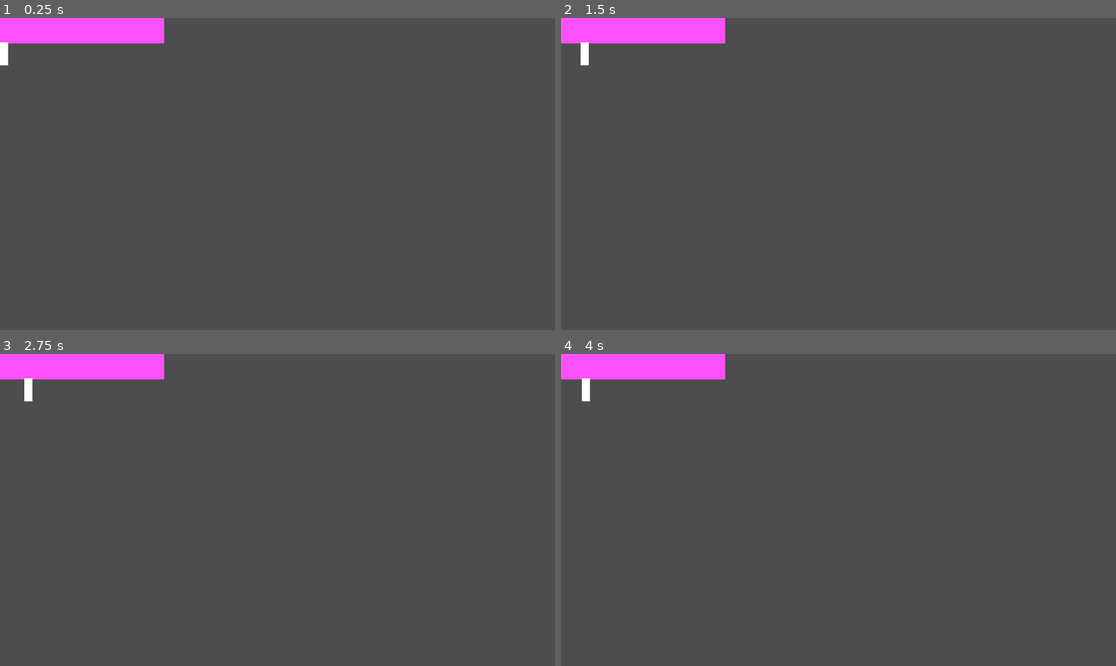
Above: before the commit, frames 1-4 (two rows, left to right).
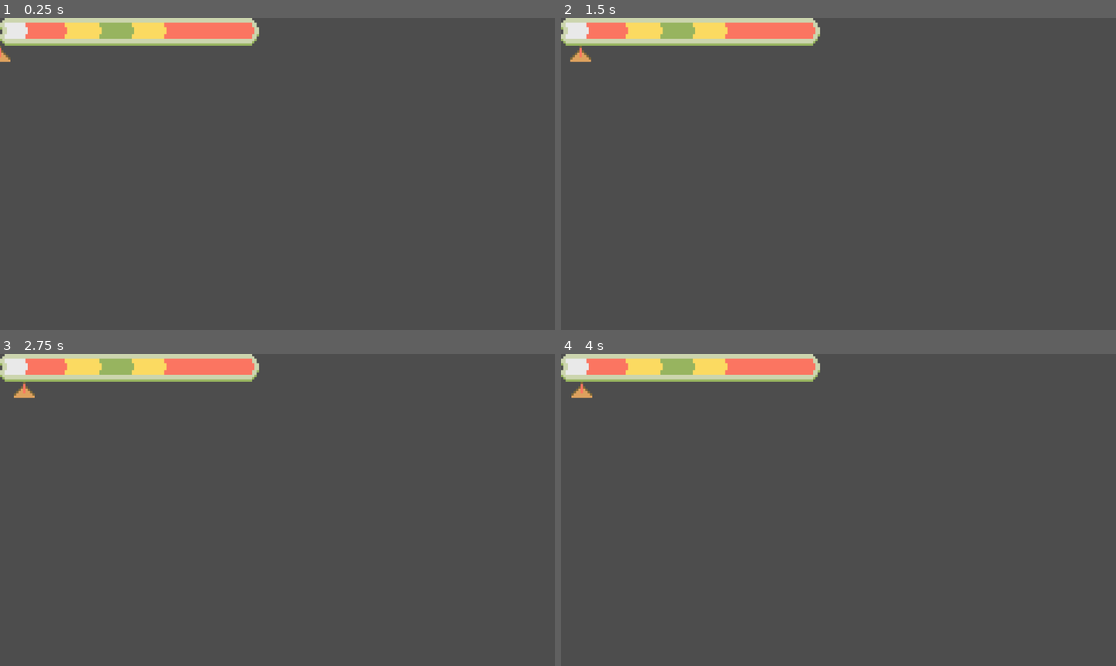
Above: after the commit, the same moments.

Repository: yjin910517/godot-puzzle-modules
Game: Godot game, scene res://Scenes/HoldingBarUI.tscn
The game is run twice, just before and just after one commit, with the same random seed, the same clock (stepped at 60 frames per second) and the same inputs. The project has no main scene, so this scene is started directly.
Inputs:
- Up to frame 1 (0.25 s): no input
- Up to frame 2 (1.5 s): tap Enter at 0.5 s; hold Space (hold_space) 0.53-1.28 s; tap Space (hold_space) at 1.35 s
- Up to frame 3 (2.75 s): hold Space (hold_space) from 2.03 s (still down); tap E (stir_smash) at 2.1 s
- Up to frame 4 (4 s): release Space (hold_space) at 2.78 s; tap Space (hold_space) at 2.85 s; hold Space (hold_space) from 3.53 s (still down)

The runs differ from the first frame. In frame 1, 4.2% of the frame differs, in the area x 0-47%, y 0-16%; in frame 2, 4.3%; in frame 3, 4.3%; in frame 4, 4.3%.

Commit message:
improved the holding bar mechanism with real textures

Diff:
--- /dev/null
+++ b/egg_cooker/Scenes/CookingStove.tscn
@@ -0,0 +1,52 @@
+[gd_scene load_steps=7 format=3 uid="uid://cv4to1bxtvcno"]
+
+[ext_resource type="Texture2D" uid="uid://di5tnmum8b4kr" path="res://Arts/frying_pan.png" id="1_rexdq"]
+[ext_resource type="Texture2D" uid="uid://g5eljnv3bky6" path="res://Arts/fried_egg1.png" id="2_jrab0"]
+[ext_resource type="Texture2D" uid="uid://xpy4swdhxxax" path="res://Arts/fried_egg2.png" id="3_omuuu"]
+[ext_resource type="Texture2D" uid="uid://b0kaior4xnvoa" path="res://Arts/fried_egg3.png" id="4_b5oiv"]
+[ext_resource type="Texture2D" uid="uid://cx770qgbgl02u" path="res://Arts/fried_egg4.png" id="5_bj4hh"]
+
+[sub_resource type="SpriteFrames" id="SpriteFrames_c2gaf"]
+animations = [{
+"frames": [{
+"duration": 1.0,
+"texture": ExtResource("2_jrab0")
+}, {
+"duration": 1.0,
+"texture": ExtResource("3_omuuu")
+}, {
+"duration": 1.0,
+"texture": ExtResource("4_b5oiv")
+}, {
+"duration": 1.0,
+"texture": ExtResource("5_bj4hh")
+}],
+"loop": true,
+"name": &"fry_egg",
+"speed": 1.0
+}]
+
+[node name="CookingStove" type="Control"]
+layout_mode = 3
+anchors_preset = 15
+anchor_right = 1.0
+anchor_bottom = 1.0
+grow_horizontal = 2
+grow_vertical = 2
+
+[node name="FryingPan" type="TextureRect" parent="."]
+offset_left = 95.0
+offset_top = 86.0
+offset_right = 203.0
+offset_bottom = 168.0
+scale = Vector2(2, 2)
+texture = ExtResource("1_rexdq")
+stretch_mode = 5
+
+[node name="Food" type="AnimatedSprite2D" parent="."]
+position = Vector2(234, 158)
+scale = Vector2(2, 2)
+sprite_frames = SubResource("SpriteFrames_c2gaf")
+animation = &"fry_egg"
+frame = 3
+frame_progress = 0.900641
--- a/egg_cooker/Scenes/HoldingBarUI.tscn
+++ b/egg_cooker/Scenes/HoldingBarUI.tscn
@@ -1,28 +1,37 @@
-[gd_scene load_steps=2 format=3 uid="uid://dcm88p2ickjtu"]
+[gd_scene load_steps=4 format=3 uid="uid://dcm88p2ickjtu"]
 
 [ext_resource type="Script" path="res://Scripts/holding_bar_ui.gd" id="1_1hghl"]
+[ext_resource type="Texture2D" uid="uid://c2weubsx76rxr" path="res://Arts/holding_bar_1.png" id="2_8nv0h"]
+[ext_resource type="Texture2D" uid="uid://bl5gsocp7jru1" path="res://Arts/holding_ticker.png" id="3_gxgvf"]
 
 [node name="HoldingUI" type="Control"]
 layout_mode = 3
 anchors_preset = 15
 anchor_right = 1.0
 anchor_bottom = 1.0
-offset_right = -676.0
-offset_bottom = -376.0
+offset_right = -512.0
+offset_bottom = -464.0
 grow_horizontal = 2
 grow_vertical = 2
 script = ExtResource("1_1hghl")
 
-[node name="Bar" type="ColorRect" parent="."]
+[node name="Bar" type="TextureRect" parent="."]
 layout_mode = 1
 anchors_preset = 10
 anchor_right = 1.0
-offset_bottom = 44.0
+offset_right = -224.0
+offset_bottom = 24.0
 grow_horizontal = 2
-color = Color(1, 0.313726, 1, 1)
+scale = Vector2(2, 2)
+texture = ExtResource("2_8nv0h")
+stretch_mode = 5
 
-[node name="Ticker" type="ColorRect" parent="."]
+[node name="Ticker" type="TextureRect" parent="."]
 layout_mode = 0
-offset_top = 42.0
-offset_right = 14.0
-offset_bottom = 82.0
+offset_left = -18.0
+offset_top = 48.0
+offset_bottom = 62.0
+scale = Vector2(2, 2)
+texture = ExtResource("3_gxgvf")
+stretch_mode = 5
+flip_v = true
--- a/egg_cooker/Scripts/holding_bar_ui.gd
+++ b/egg_cooker/Scripts/holding_bar_ui.gd
@@ -1,43 +1,69 @@
 extends Control
 
 
+@onready var bar = $Bar
 @onready var ticker = $Ticker
 
 var speed
+var bar_milestones
+var bar_max_len
+var ticker_offset
 var is_ticker_reacting
 var is_ticker_reversible
+
+# bar parameters dataset
+var bar_data = {
+	"texture": load("res://Arts/holding_bar_1.png"),
+	"milestones": [
+		24.0/224.0 # gray to red
+	  , 56.0/224.0 # red to yellow
+	  , 88.0/224.0 # yellow to green
+	  , 116.0/224.0 # green to yellow
+	  , 144.0/224.0 # yellow to red
+	],
+	"speed": 50
+}
 
 
 # Called when the node enters the scene tree for the first time.
 func _ready() -> void:
-	speed = 50
+	initiate_bar(bar_data)
+	print(bar_milestones)
+
+
+func initiate_bar(bar_data):
+	speed = bar_data["speed"]
+	bar.texture = bar_data["texture"]
+	bar_milestones = bar_data["milestones"]
+	bar_max_len = bar.size.x * bar.scale.x
+	ticker_offset = ticker.size.x * ticker.scale.x / 2
 	is_ticker_reacting = true
 	is_ticker_reversible = true
 
 
 func _process(delta):
 	# move ticker when space key is held
-	if Input.is_action_pressed("hold_space"):
-		if is_ticker_reacting:
-			if ticker.position.x + speed * delta <= size.x:
+	if is_ticker_reacting:
+		if Input.is_action_pressed("hold_space"):
+			if ticker.position.x + ticker_offset + speed * delta <= bar_max_len:
 				ticker.position.x += speed * delta
 			else:
-				ticker.position.x = size.x
+				ticker.position.x = bar_max_len - ticker_offset
 				is_ticker_reversible = false
 				is_ticker_reacting = false
 				print("Failed to release")
 
-	# if space is released inside buffer zone, ticker will move backward and stop at origin
-	elif is_ticker_reversible:
-		if ticker.position.x - speed * delta > 0:
-			ticker.position.x -= speed * delta
-		else:
-			ticker.position.x = 0
+		# if space is released inside buffer zone, ticker will move backward and stop at origin
+		elif is_ticker_reversible:
+			if ticker.position.x + ticker_offset - speed * delta > 0:
+				ticker.position.x -= speed * delta
+			else:
+				ticker.position.x = 0 - ticker_offset
 
-	# if space key is released in lock-in zone.
-	if Input.is_action_just_released("hold_space"):
-		# change to a method on bar object and a function for range evaluation
-		if ticker.position.x >= 200:
-			print("Space was released at ", ticker.position.x)
-			is_ticker_reversible = false
-			is_ticker_reacting = false
+		# if space key is released in lock-in zone.
+		if Input.is_action_just_released("hold_space"):
+			# turn off reversible if the ticker is out of the buffer zone
+			if ticker.position.x + ticker_offset >= bar_max_len * bar_milestones[0]:
+				print("Space was released at ", ticker.position.x + ticker_offset)
+				is_ticker_reversible = false
+				is_ticker_reacting = false
--- a/egg_cooker/project.godot
+++ b/egg_cooker/project.godot
@@ -31,3 +31,7 @@
 "events": [Object(InputEventKey,"resource_local_to_scene":false,"resource_name":"","device":-1,"window_id":0,"alt_press …(192 unchanged characters)…
 ]
 }
+
+[rendering]
+
+textures/canvas_textures/default_texture_filter=0
Binary file added: egg_cooker/Arts/fried_egg1.png
Not shown, added: egg_cooker/Arts/fried_egg1.png.import
Binary file added: egg_cooker/Arts/fried_egg2.png
Not shown, added: egg_cooker/Arts/fried_egg2.png.import
Binary file added: egg_cooker/Arts/fried_egg3.png
Not shown, added: egg_cooker/Arts/fried_egg3.png.import
Binary file added: egg_cooker/Arts/fried_egg4.png
Not shown, added: egg_cooker/Arts/fried_egg4.png.import
Binary file added: egg_cooker/Arts/frying_pan.png
Not shown, added: egg_cooker/Arts/frying_pan.png.import
Binary file added: egg_cooker/Arts/holding_bar_1.png
Not shown, added: egg_cooker/Arts/holding_bar_1.png.import
(and 4 more such lines)
